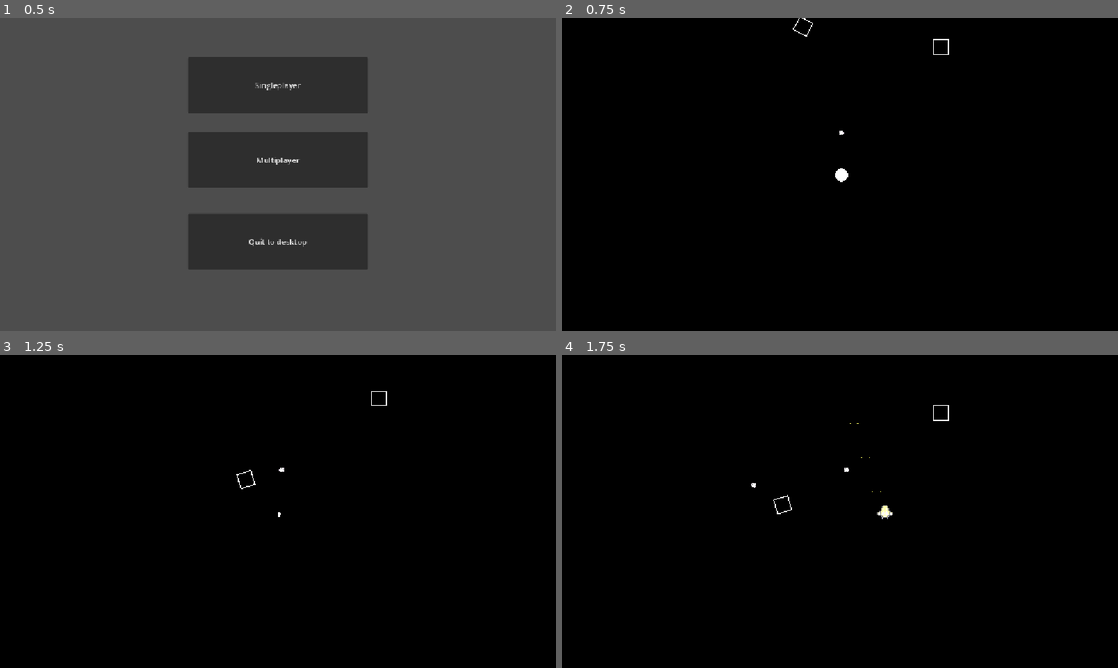
Above: before the commit, frames 1-4 (two rows, left to right).
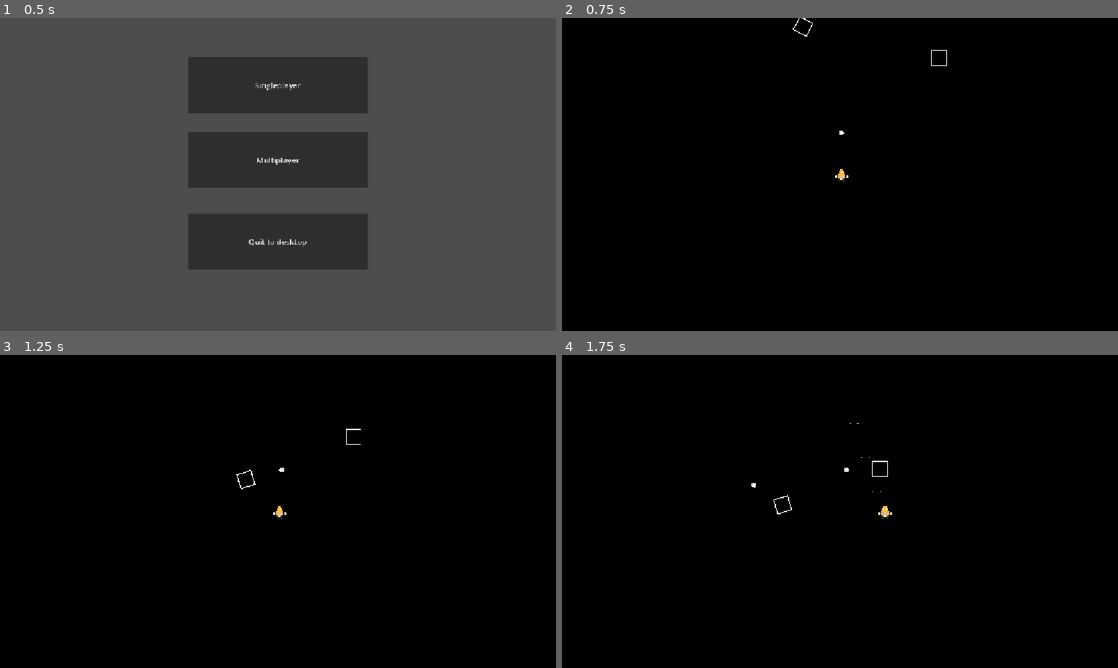
Above: after the commit, the same moments.

Repository: Draftier/Geometric-Invasion-CSS-497
Game: Godot game, scene res://scenes/main_menu.tscn
The game is run twice, just before and just after one commit, with the same random seed, the same clock (stepped at 60 frames per second) and the same inputs.
Inputs:
- Up to frame 1 (0.5 s): no input
- Up to frame 2 (0.75 s): click "Singleplayer" at 0.5 s
- Up to frame 3 (1.25 s): no input
- Up to frame 4 (1.75 s): hold Right (right) from 1.28 s (still down); hold Z (shoot) from 1.28 s (still down)

Frame 1 is identical in both runs. In frame 2, 0.1% of the frame differs, in the area x 49-70%, y 6-53%; in frame 3, less than 0.1%; in frame 4, 0.1%, in the area x 55-70%, y 16-53%.

Commit message:
Fixed enemy class in wave movement,  made take damage function in bullet clearer, called initialize pool with call deferred to remove engine errors
- Made it so that the original direction vector say "Vector2.UP" isn't being constantly changed so that enemy isn't staying in place. Rather the position is modified by the initial direction vector rotated by an angle given by a sin function
- Made the take damage code more readable for the bullet class by checking for node groups

Diff:
--- a/geometric-invasion/scenes/enemy.tscn
+++ b/geometric-invasion/scenes/enemy.tscn
@@ -14,11 +14,14 @@
 shader_parameter/Color = Color(1, 1, 1, 1)
 shader_parameter/Progress = 1.0
 
-[node name="Enemy" type="Area2D" unique_id=1367146779]
-position = Vector2(0, 1)
+[node name="Enemy" type="Area2D" unique_id=1367146779 groups=["enemy"]]
+position = Vector2(507, 227)
 collision_layer = 2
 collision_mask = 9
 script = ExtResource("1_5uy6h")
+speed = 100
+direction = "down"
+equation = "sin"
 
 [node name="CollisionShape2D" type="CollisionShape2D" parent="." unique_id=1199752919]
 shape = SubResource("RectangleShape2D_8tegq")
@@ -36,4 +39,7 @@
 energy = 0.5
 texture = ExtResource("4_5uy6h")
 
+[node name="VisibleOnScreenNotifier2D" type="VisibleOnScreenNotifier2D" parent="." unique_id=247689940]
+
 [connection signal="timeout" from="ShootTimer" to="." method="_on_shoot_timer_timeout"]
+[connection signal="screen_exited" from="VisibleOnScreenNotifier2D" to="." method="_on_visible_on_screen_notifier_2d_screen_exited"]
--- a/geometric-invasion/scenes/game.tscn
+++ b/geometric-invasion/scenes/game.tscn
@@ -110,6 +110,3 @@
 [node name="Enemy" parent="Borders" unique_id=1367146779 instance=ExtResource("1_0tnpc")]
 position = Vector2(103, -137)
 bullet_scene = ExtResource("5_iywne")
-speed = 30
-direction = "down"
-equation = "cos"
--- a/geometric-invasion/scripts/bullet/bullet.gd
+++ b/geometric-invasion/scripts/bullet/bullet.gd
@@ -20,10 +20,15 @@
 	level_manager.add_to_pool(self)
 
 func _on_area_entered(area: Area2D) -> void:
-	if "take_damage" in area.get_parent():
+	if area.is_in_group("player"):
 		area.get_parent().take_damage()
-	if "take_damage" in area:
+	elif area.is_in_group("enemy"):
 		area.take_damage()
+
+	#if "take_damage" in area.get_parent():
+	#	area.get_parent().take_damage()
+	#if "take_damage" in area:
+	#	area.take_damage()
 	#queue_free()
 	level_manager.add_to_pool(self)
 
--- a/geometric-invasion/scripts/enemy/new_script.gd
+++ b/geometric-invasion/scripts/enemy/new_script.gd
@@ -22,7 +22,7 @@
 @export var equation : String = "None"
 
 var direction_vector
-var time
+var time : float = 0.0
 
 func _ready() -> void:
 	if direction == "right":
@@ -35,6 +35,7 @@
 		direction_vector = Vector2.DOWN
 
 func _process(delta: float) -> void:
+	time += delta
 	move_body(delta)
 
 
@@ -55,9 +56,18 @@
 	if path != null:
 		path.progress_ratio += delta * speed / 8
 	else:
+		var function_direction
+		var angle
 		if equation == "sin":
-			direction_vector = direction_vector.rotated(sin(0.0 * 8.0) * 0.3)
+			angle = sin(time * 1.5) * 50
+			function_direction = direction_vector.rotated(deg_to_rad(angle))
+			pass
 		elif equation == "cosin":
-			direction_vector = direction_vector.rotated(cos(0.0 * 8.0) * 0.3)
-		position += direction_vector * speed * delta
+			function_direction = direction_vector.rotated(cos(0.0 * 8.0) * 0.3)
+			pass
+		position += function_direction * speed * delta
 	pass
+
+
+func _on_visible_on_screen_notifier_2d_screen_exited() -> void:
+	queue_free()
--- a/geometric-invasion/scripts/event/spawn_event.gd
+++ b/geometric-invasion/scripts/event/spawn_event.gd
@@ -6,3 +6,4 @@
 @export var obstacle_pattern : Array[PackedScene]
 @export var spawner : int
 @export var num_enemies : int
+@export var time_between_spawns : float
--- a/geometric-invasion/scripts/level_manager/level_manager.gd
+++ b/geometric-invasion/scripts/level_manager/level_manager.gd
@@ -69,7 +69,7 @@
 
 func _ready() -> void:
 	# Call to initialize pool
-	initialize_pool()
+	call_deferred("initialize_pool")
 
 	#Store the time in the timer
 	$LevelTimer.wait_time = level_time
--- a/geometric-invasion/spawn_point.gd
+++ b/geometric-invasion/spawn_point.gd
@@ -1,6 +1,7 @@
 extends Node
 
 @export var id : int
+@onready var manager = get_tree().get_first_node_in_group("level_manager")
 
 func spawn(event : Spawn_Event) -> void:
 	print("hi")
